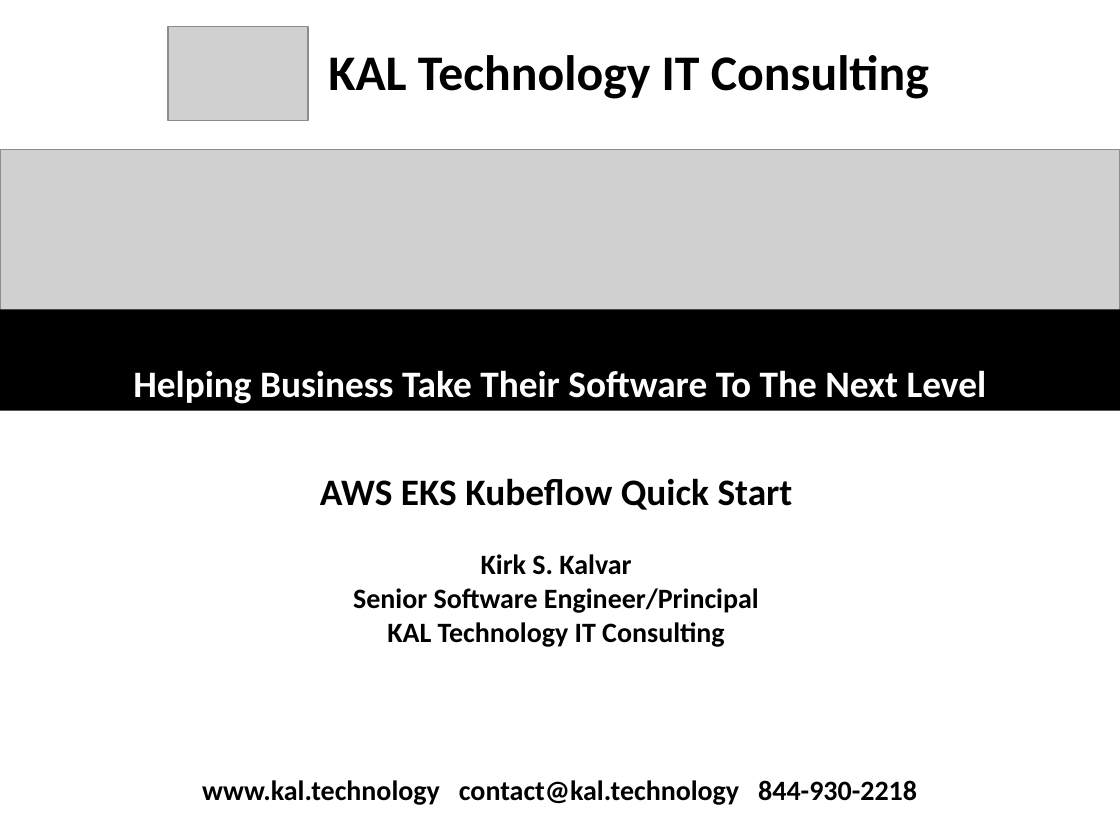
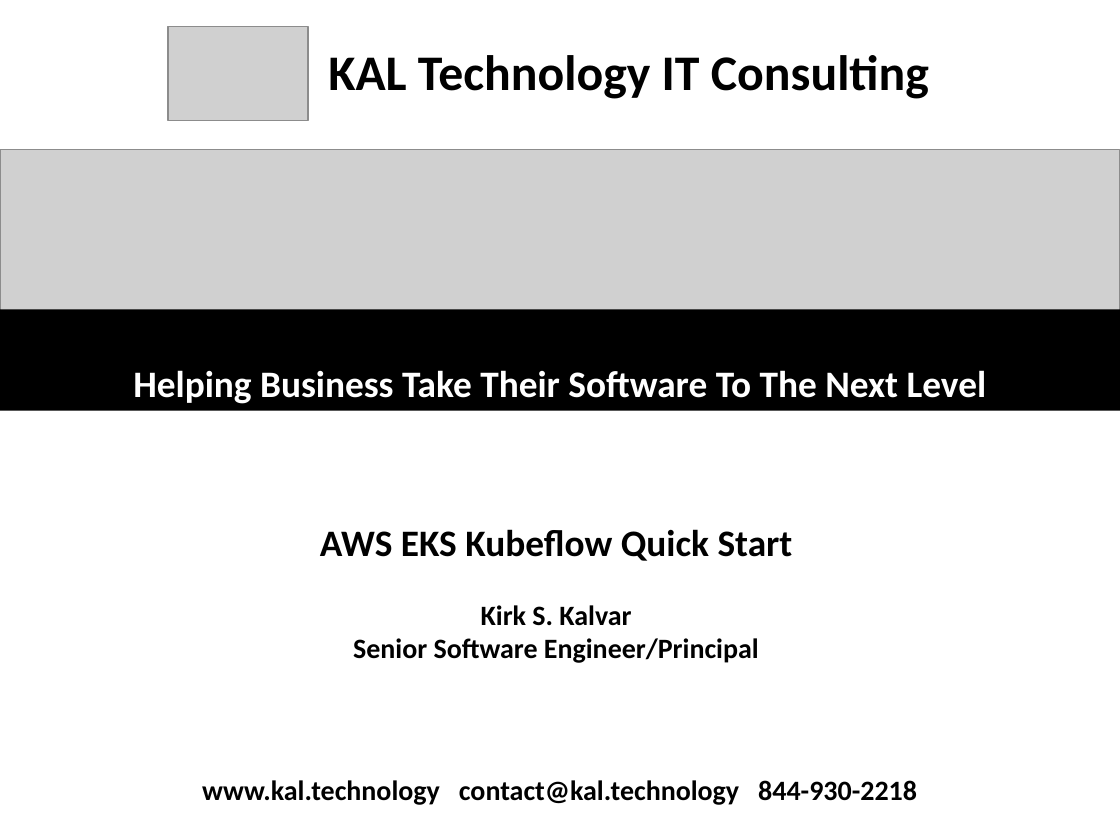
Before and after one commit to kskalvar/aws-eks-kubeflow-quickstart, a slide deck: slide 1 of slides/AWS EKS Kubeflow Quickstart.pptx. Drawn at 1120x840 pixels with LibreOffice and Linux fonts; fonts in the diff are those of the drawing; grey boxes stand for pictures. Boxes give left, top, right and bottom in pixels: in the first picture for what was removed or moved away, otherwise in the second. Text is boxed around its words. In the diff, an @@ line names an element or a change of style, - is before the commit and + after.

```diff
--- a/slides/AWS EKS Kubeflow Quickstart.pptx
+++ b/slides/AWS EKS Kubeflow Quickstart.pptx
@@ text "AWS EKS Kubeflow Quick Start": place and size @@
-text "AWS EKS Kubeflow Quick Start" at (320,478,793,647)
+text "AWS EKS Kubeflow Quick Start" at (320,529,793,663)
@@ text at (387,622,725,647): paragraph removed @@
-KAL Technology IT Consulting
```
Also in this commit, not shown: 2 other slides changed, 4 slides added.
